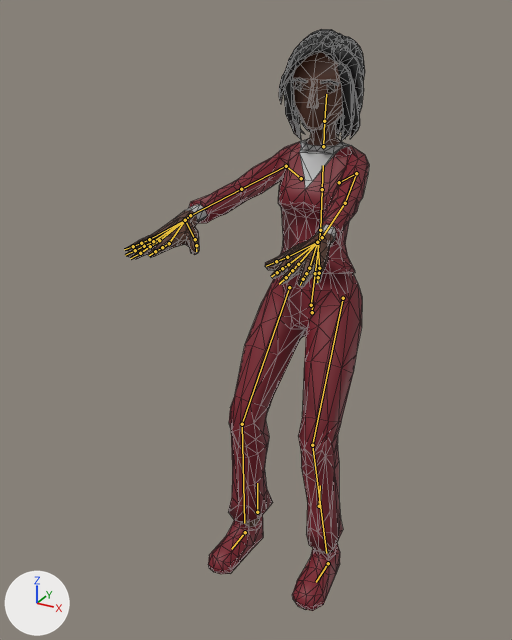
The glTF model js/models/avatars/club-crowd-f7.glb, before and after one commit.
One viewpoint serves both versions: a camera (50 mm lens) standing at (0.881, -2.194, 1.806) and looking at (-0.074, -0.458, 0.938). The lights are fixed; the arrows at lower left show +X, +Y and +Z. The first picture is the older version. Both versions are drawn at frame 287 of the action 'Seated_Loop'; the numbers are the values there. The bones that change, and the others that lie on the model, are drawn over the model as lines. Mesh edges are drawn as thin lines.

In view in the first picture: 'Suit_Body'.
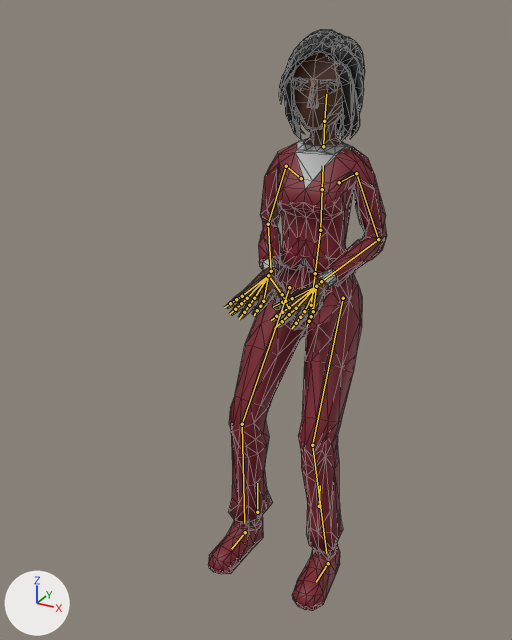
Location of each change, (x1, y1, x2, y2) in pixels of the pictures (512 x 640 px):
'Suit_Body', posed (27% narrower)
    before: (125, 29, 369, 611)
    after: (208, 29, 387, 611)
bone 'UpperArm.L', root to tip
    before: (356, 173) to (345, 203)
    after: (356, 173) to (378, 239)
bone 'LowerArm.L', root to tip
    before: (345, 203) to (322, 237)
    after: (378, 239) to (321, 281)
bone 'Wrist.L', root to tip
    before: (322, 237) to (317, 242)
    after: (321, 281) to (316, 286)
bone 'UpperArm.R', root to tip
    before: (286, 166) to (241, 189)
    after: (286, 166) to (268, 224)
bone 'LowerArm.R', root to tip
    before: (241, 189) to (190, 215)
    after: (268, 224) to (271, 271)
bone 'Wrist.R', root to tip
    before: (190, 215) to (185, 220)
    after: (271, 271) to (268, 275)

What changed in the scene script:
```text
Change bone_upperarm_l:
    where bone_upperarm_l = bpy.data.objects['CharacterArmature'].pose.bones['UpperArm.L']  # child of 'Shoulder.L'
    bone_upperarm_l.rotation_quaternion: (0.773, -0.115, 0.0, -0.624) -> (0.82, -0.569, 0.005, 0.063)  # degrees (-10, -8, -77) -> degrees (-69, 5, 6)
Change bone_lowerarm_l:
    where bone_lowerarm_l = bpy.data.objects['CharacterArmature'].pose.bones['LowerArm.L']  # child of 'UpperArm.L'
    bone_lowerarm_l.rotation_quaternion: (0.999, 0.01, 0.03, 0.042) -> (0.624, -0.035, 0.49, -0.608)  # degrees (1, 3, 5) -> degrees (-51, 35, -105)
Change bone_wrist_l:
    where bone_wrist_l = bpy.data.objects['CharacterArmature'].pose.bones['Wrist.L']  # child of 'LowerArm.L'
    bone_wrist_l.rotation_quaternion: (0.993, -0.018, -0.001, -0.118) -> (0.969, 0.147, 0.178, 0.09)  # degrees (-2, 0, -14) -> degrees (19, 19, 14)
Change bone_upperarm_r:
    where bone_upperarm_r = bpy.data.objects['CharacterArmature'].pose.bones['UpperArm.R']  # child of 'Shoulder.R'
    bone_upperarm_r.rotation_quaternion: (0.772, -0.103, 0.0, 0.627) -> (0.819, -0.571, 0.004, -0.057)  # degrees (-9, 7, 78) -> degrees (-70, -3, -6)
Change bone_lowerarm_r:
    where bone_lowerarm_r = bpy.data.objects['CharacterArmature'].pose.bones['LowerArm.R']  # child of 'UpperArm.R'
    bone_lowerarm_r.rotation_quaternion: (-0.999, -0.01, 0.028, 0.042) -> (-0.609, 0.009, 0.498, -0.618)  # degrees (1, -3, -5) -> degrees (-51, -36, 109)
Change bone_wrist_r:
    where bone_wrist_r = bpy.data.objects['CharacterArmature'].pose.bones['Wrist.R']  # child of 'LowerArm.R'
    bone_wrist_r.rotation_quaternion: (0.992, -0.054, 0.028, 0.112) -> (0.977, 0.115, -0.153, -0.096)  # degrees (-6, 4, 13) -> degrees (15, -16, -13)
```
